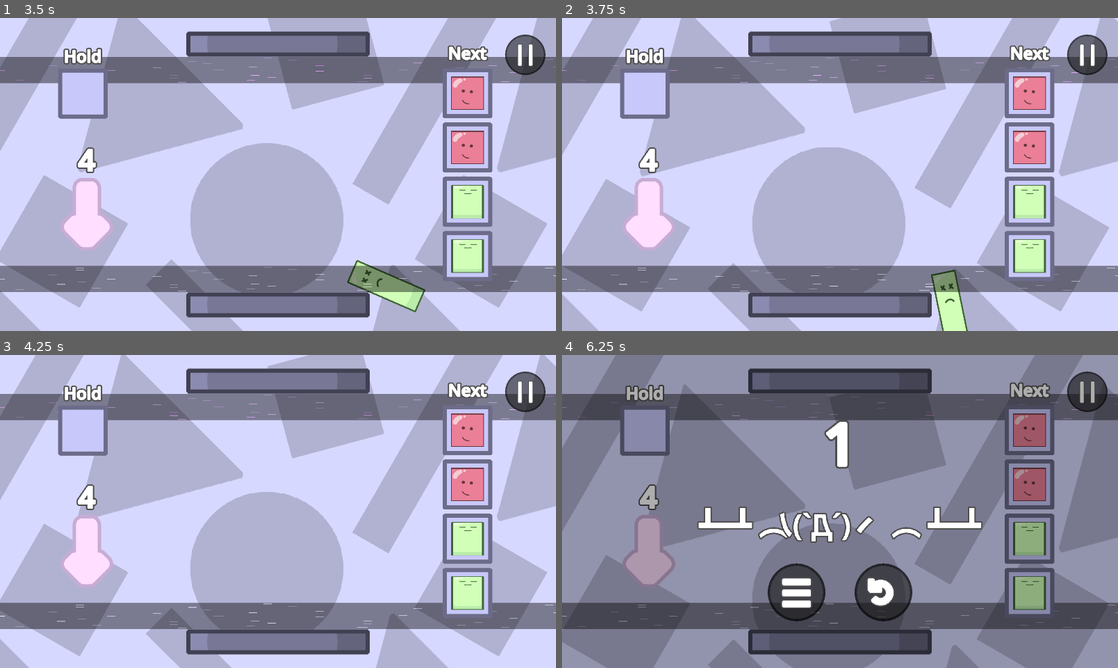
Above: before the commit, frames 1-4 (two rows, left to right).
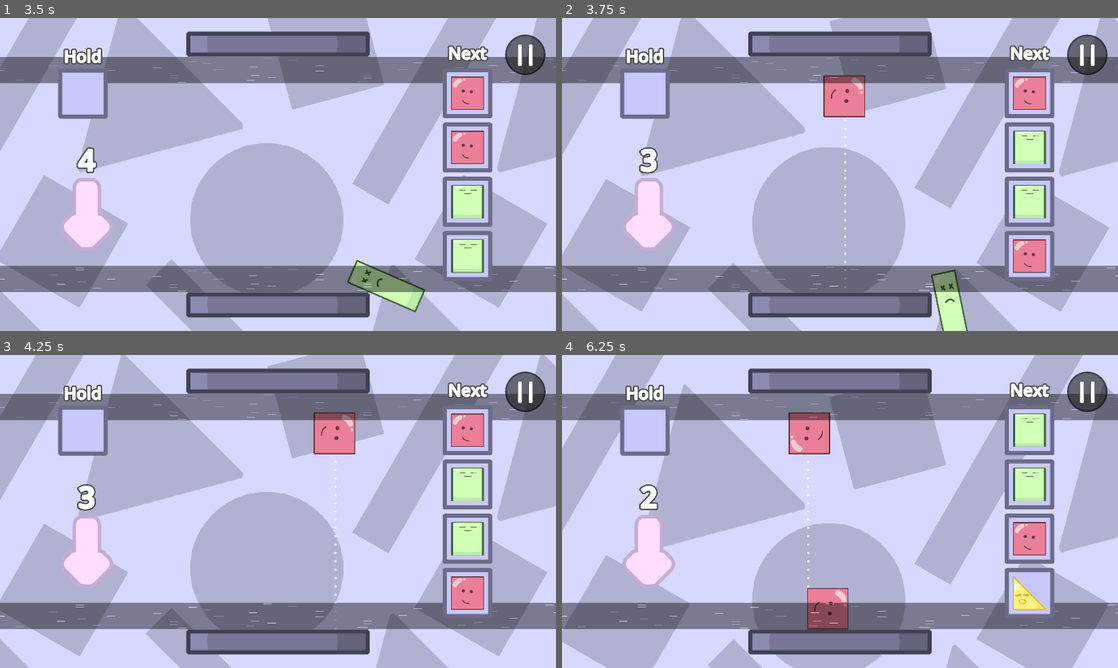
Above: after the commit, the same moments.

Repository: nullishew/game-jam-palindome
Game: Godot game, scene res://scenes/menu.tscn
The game is run twice, just before and just after one commit, with the same random seed, the same clock (stepped at 60 frames per second) and the same inputs.
Inputs (mouse positions are in pixels of both pictures, inside the frame that each line leads up to):
- Up to frame 1 (3.5 s): click "Start" at 0.5 s; click "Start" at 1.25 s; move the mouse to (400, 158) at 2.02 s; hold Right (move_piece_right) 2.03-2.78 s; tap Space (drop_piece) at 2.1, 2.85 s; click (400, 158) at 2.17 s; move the mouse to (166, 190) at 2.77 s; hold Left (move_piece_left) from 2.78 s (still down); click (166, 190) at 2.92 s
- Up to frame 2 (3.75 s): move the mouse to (895, 105) at 3.52 s; release Left (move_piece_left) at 3.53 s; hold Right (move_piece_right) from 3.53 s (still down); tap Tab (hold_piece) at 3.6 s; click (895, 105) at 3.67 s
- Up to frame 3 (4.25 s): keep holding Right (move_piece_right); tap Space (drop_piece) at 3.8 s
- Up to frame 4 (6.25 s): move the mouse to (812, 574) at 4.27 s; tap Space (drop_piece) at 4.35, 5.1, 6.05 s; click (812, 574) at 4.42 s; move the mouse to (1006, 558) at 5.02 s; release Right (move_piece_right) at 5.03 s; hold Left (move_piece_left) from 5.03 s (still down); click (1006, 558) at 5.17 s; move the mouse to (673, 464) at 5.77 s; tap Tab (hold_piece) at 5.85 s; click (673, 464) at 5.92 s

Frame 1 is identical in both runs. In frame 2, 2.5% of the frame differs, in the area x 13-88%, y 18-87%; in frame 3, 2.5%; in frame 4, 100%, in the area x 0-100%, y 0-100%.

Commit message:
game scoring system and score tracking exists

Diff:
--- /dev/null
+++ b/resources/score_config.tres
@@ -0,0 +1,30 @@
+[gd_resource type="Resource" script_class="ScoreConfig" format=3 uid="uid://cwt6ysuwmxbel"]
+
+[ext_resource type="Script" uid="uid://cpowjncfu48nu" path="res://scripts/features/piece/piece_spawn_config.gd" id="1_b61qq"]
+[ext_resource type="Script" uid="uid://bdi00g183576a" path="res://scripts/features/score/score_config.gd" id="2_u0io8"]
+[ext_resource type="Resource" uid="uid://ej4doo37u15r" path="res://resources/piece_spawn_configs/circle_spawn_config.tres" id="2_wcgmk"]
+[ext_resource type="Resource" uid="uid://mcl75rxngymv" path="res://resources/piece_spawn_configs/triangle_spawn_config.tres" id="3_o2ylr"]
+[ext_resource type="Resource" uid="uid://ddvlfs7xxkopw" path="res://resources/piece_spawn_configs/block_spawn_config.tres" id="4_yj5aa"]
+[ext_resource type="Resource" uid="uid://css1jxrjeb1ym" path="res://resources/piece_spawn_configs/i_spawn_config.tres" id="5_d2y4y"]
+
+[resource]
+script = ExtResource("2_u0io8")
+piece_place_bonus = Dictionary[ExtResource("1_b61qq"), int]({
+ExtResource("2_wcgmk"): 100,
+ExtResource("3_o2ylr"): 100,
+ExtResource("4_yj5aa"): 100,
+ExtResource("5_d2y4y"): 100
+})
+piece_loss_penalty = Dictionary[ExtResource("1_b61qq"), int]({
+ExtResource("5_d2y4y"): 100,
+ExtResource("4_yj5aa"): 100,
+ExtResource("3_o2ylr"): 100,
+ExtResource("2_wcgmk"): 100
+})
+stage_end_piece_bonus = Dictionary[ExtResource("1_b61qq"), int]({
+ExtResource("2_wcgmk"): 300,
+ExtResource("3_o2ylr"): 200,
+ExtResource("5_d2y4y"): 100,
+ExtResource("4_yj5aa"): 100
+})
+metadata/_custom_type_script = "uid://bdi00g183576a"
--- a/scenes/game.tscn
+++ b/scenes/game.tscn
@@ -2,9 +2,11 @@
 
 [ext_resource type="Script" uid="uid://c0pg5bts2c01c" path="res://scripts/systems/game.gd" id="1_yqjtg"]
 [ext_resource type="Resource" uid="uid://cn5xn8va052jg" path="res://resources/difficulty/game_difficulty_config_1.tres" id="2_e1j6l"]
+[ext_resource type="Script" uid="uid://crro6182jc05o" path="res://scripts/features/score/score_manager.gd" id="3_37s47"]
 [ext_resource type="Script" uid="uid://dwdql42b0t8a4" path="res://scripts/features/gravity_controller.gd" id="3_bt5mj"]
 [ext_resource type="PackedScene" uid="uid://b4g4t2trs4wr7" path="res://scenes/platform.tscn" id="3_lbhrr"]
 [ext_resource type="Script" uid="uid://7sjebcj80til" path="res://scripts/features/minimum_height/minimum_height_controller.gd" id="4_5newe"]
+[ext_resource type="Resource" uid="uid://cwt6ysuwmxbel" path="res://resources/score_config.tres" id="4_bt5mj"]
 [ext_resource type="Script" uid="uid://dxabjkkobfw1v" path="res://scripts/features/piece/piece_spawn_controller.gd" id="9_5newe"]
 [ext_resource type="Script" uid="uid://f7c8k35oislr" path="res://scripts/features/piece/piece_placement_preview/placement_preview_controller.gd" id="10_1kice"]
 [ext_resource type="Script" uid="uid://bravgtsr1mrig" path="res://scripts/features/camera_controller.gd" id="11_5newe"]
@@ -39,6 +41,11 @@
 playable_area = NodePath("World/Playable Area")
 difficulty_config = ExtResource("2_e1j6l")
 
+[node name="ScoreManager" type="Node" parent="." unique_id=781162015]
+script = ExtResource("3_37s47")
+config = ExtResource("4_bt5mj")
+metadata/_custom_type_script = "uid://crro6182jc05o"
+
 [node name="GravityController" type="Node" parent="." unique_id=76204897]
 script = ExtResource("3_bt5mj")
 metadata/_custom_type_script = "uid://dwdql42b0t8a4"
--- a/scripts/features/piece/piece.gd
+++ b/scripts/features/piece/piece.gd
@@ -1,6 +1,9 @@
 class_name Piece
 extends RigidBody2D
 
+
+var piece_spawn_config: PieceSpawnConfig:
+	get: return _spawn_config
 
 @export var impact_sprite_time: float = 0.5
 @export var sprite: Sprite2D
@@ -20,6 +23,8 @@
 var _prev_vel_y: float = 0
 var _was_impact: bool = false
 
+var _spawn_config: PieceSpawnConfig
+
 # Called when the node enters the scene tree for the first time.
 func _ready() -> void:
 	if is_player_piece:
@@ -28,15 +33,6 @@
 		contact_monitor = true
 		max_contacts_reported = 1
 	scale_piece(possible_spawn_scale_multipliers.pick_random())
-
-
-func scale_piece(s: float):
-	if override_sprite_scale_hitbox:
-		override_sprite_scale_hitbox.scale *= s
-	else:
-		sprite.scale *= s
-	collision_shape.scale *= s
-	mass *= s * s
 
 
 # Called every frame. 'delta' is the elapsed time since the previous frame.
@@ -87,6 +83,19 @@
 	_was_in_contact = in_contact
 
 
+func initialize(spawn_config: PieceSpawnConfig):
+	_spawn_config = spawn_config
+
+
+func scale_piece(s: float):
+	if override_sprite_scale_hitbox:
+		override_sprite_scale_hitbox.scale *= s
+	else:
+		sprite.scale *= s
+	collision_shape.scale *= s
+	mass *= s * s
+
+
 func select_piece():
 	freeze = true
 
@@ -121,4 +130,5 @@
 
 func despawn():
 	GameManager.game.piece_manager.unregister_piece(self)
+	GameManager.piece_lost.emit(self)
 	call_deferred("queue_free")
--- a/scripts/features/piece/piece_manager.gd
+++ b/scripts/features/piece/piece_manager.gd
@@ -24,10 +24,11 @@
 
 
 var placed_pieces: Array[Piece]:
-	get: return _placed_pieces
+	get: return _placed_pieces.duplicate()
 var spawn_global_position: Vector2:
 	get: return _spawn_points_by_mode[_spawn_mode].global_position
-
+var last_released_piece: Piece:
+	get: return _last_released_piece
 
 var _spawn_mode: SpawnMode = SpawnMode.TOP
 var _spawn_points_by_mode: Dictionary[SpawnMode, Node2D]
@@ -41,11 +42,22 @@
 var _curr_piece_pos: Vector2 = Vector2.ZERO
 var _curr_piece_config: PieceSpawnConfig = null
 
+var _last_released_piece: Piece = null
+
 var _settle_timer: float = 0.0
 
 
 func _init() -> void:
 	GameManager.gravity_mode_set.connect(_on_gravity_mode_set)
+	GameManager.piece_placed.connect(
+		func(piece):
+			_placed_pieces.append(piece)
+	)
+	GameManager.piece_lost.connect(
+		func(piece):
+			if _last_released_piece == piece:
+				_last_released_piece = null
+	)
 
 
 func _on_gravity_mode_set(mode: GravityController.GravityMode):
@@ -79,7 +91,7 @@
 	_curr_piece = null
 	_curr_piece_config = null
 	piece.release()
-	_placed_pieces.append(piece)
+	_last_released_piece = piece
 
 
 func has_current_piece() -> bool:
--- a/scripts/features/piece/piece_spawn_controller.gd
+++ b/scripts/features/piece/piece_spawn_controller.gd
@@ -8,6 +8,7 @@
 func spawn_piece(config: PieceSpawnConfig, spawn_point: Vector2) -> Piece:
 	var piece_scene: PackedScene = config.packed_scene
 	var piece: Piece = piece_scene.instantiate()
+	piece.initialize(config)
 	piece.is_player_piece = true
 	piece.freeze = true
 	var offset: Vector2 = Vector2(randf_range(-0.5, 0.5), 0)
--- /dev/null
+++ b/scripts/features/score/score_config.gd
@@ -0,0 +1,10 @@
+class_name ScoreConfig
+extends Resource
+
+
+@export var piece_place_bonus: Dictionary[PieceSpawnConfig, int]
+@export var piece_loss_penalty: Dictionary[PieceSpawnConfig, int]
+@export var turn_end_bonus: int = 100
+@export var stage_end_turn_bonus: int = 100
+@export var stage_end_piece_bonus: Dictionary[PieceSpawnConfig, int]
+@export var stage_end_score_multiplier_increase: float = 0.25
--- /dev/null
+++ b/scripts/features/score/score_manager.gd
@@ -0,0 +1,47 @@
+class_name ScoreManager
+extends Node
+
+
+@export var config: ScoreConfig
+
+
+var score: int:
+	get: return _score
+
+
+var _score: int = 0
+var _score_multiplier: float = 1
+
+
+func _ready() -> void:
+	GameManager.piece_lost.connect(_on_piece_lost)
+	GameManager.piece_placed.connect(_on_piece_placed)
+	GameManager.turn_ended.connect(_on_turn_ended)
+	GameManager.stage_ended.connect(_on_stage_ended)
+
+
+func _on_piece_lost(piece: Piece):
+	if piece.piece_spawn_config in config.piece_loss_penalty:
+		_add_base_score(-config.piece_loss_penalty[piece.piece_spawn_config])
+
+
+func _on_piece_placed(piece: Piece):
+	if piece.piece_spawn_config in config.piece_place_bonus:
+		_add_base_score(config.piece_place_bonus[piece.piece_spawn_config])
+
+
+func _on_turn_ended():
+	_add_base_score(config.turn_end_bonus)
+
+
+func _on_stage_ended(stage: DifficultyStageConfig, placed_pieces: Array[Piece]):
+	_add_base_score(config.stage_end_turn_bonus * stage.duration_turns)
+	for piece in placed_pieces:
+		if piece.piece_spawn_config in config.stage_end_piece_bonus:
+			_add_base_score(config.stage_end_piece_bonus[piece.piece_spawn_config])
+	_score_multiplier += config.stage_end_score_multiplier_increase
+
+
+func _add_base_score(base_score: int):
+	_score += int(base_score * _score_multiplier)
+	print("Score now: " + str(score))
--- a/scripts/systems/game.gd
+++ b/scripts/systems/game.gd
@@ -94,6 +94,11 @@
 		GameState.SETTLE:
 			_place_timer -= delta
 			if _place_timer <= 0 && piece_manager.are_pieces_settled(delta, min_settle_time):
+				if piece_manager.last_released_piece:
+					GameManager.piece_placed.emit(piece_manager.last_released_piece)
+				GameManager.turn_ended.emit()
+				if _difficulty_stage_it.is_stage_end:
+					GameManager.stage_ended.emit(_current_difficulty_stage, piece_manager.placed_pieces)
 				if not minimum_height_controller.is_minimum_height_reached(gravity_controller.is_gravity_inverted):
 					lose()
 				elif _difficulty_stage_it.is_stage_end:
--- a/scripts/systems/game_manager.gd
+++ b/scripts/systems/game_manager.gd
@@ -9,6 +9,14 @@
 signal hold_piece_updated(piece_config: PieceSpawnConfig)
 signal gravity_mode_set(mode: GravityController.GravityMode)
 
+
+signal piece_placed(piece: Piece)
+signal piece_lost(piece: Piece)
+signal turn_ended()
+# signal turn_started()
+signal stage_ended(stage: DifficultyStageConfig, placed_pieces: Array[Piece])
+# signal stage_started(stage: DifficultyStageConfig)
+
 var game: Game
 var hud: HUD
 
Not shown, added: scripts/features/score/score_config.gd.uid
Not shown, added: scripts/features/score/score_manager.gd.uid
